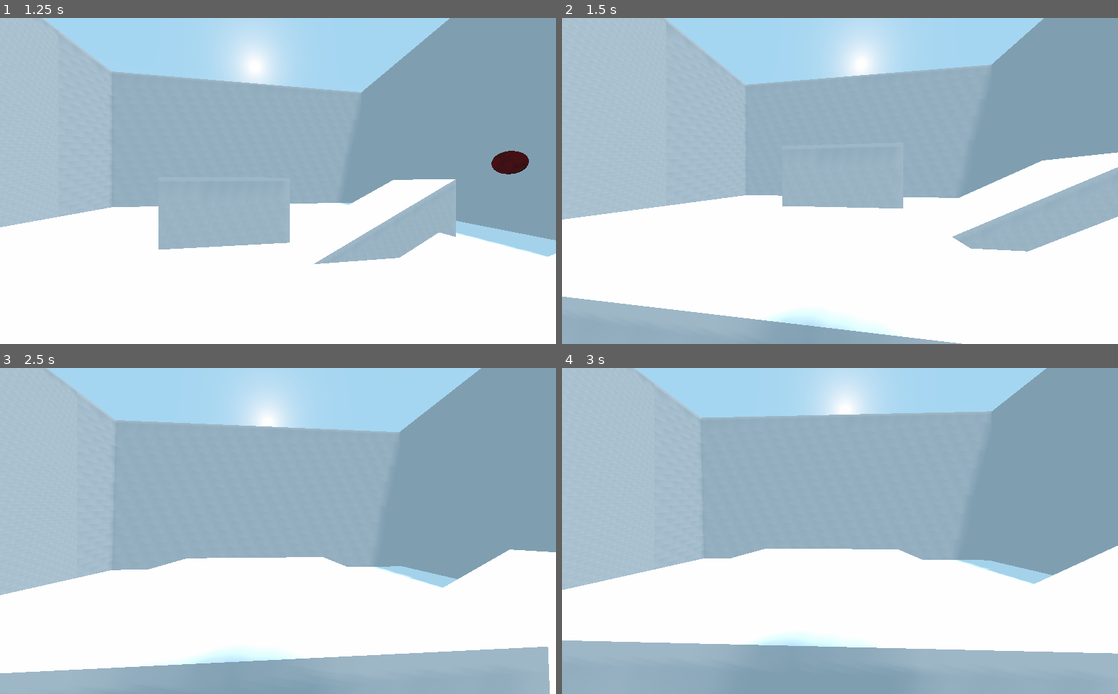
Above: before the commit, frames 1-4 (two rows, left to right).
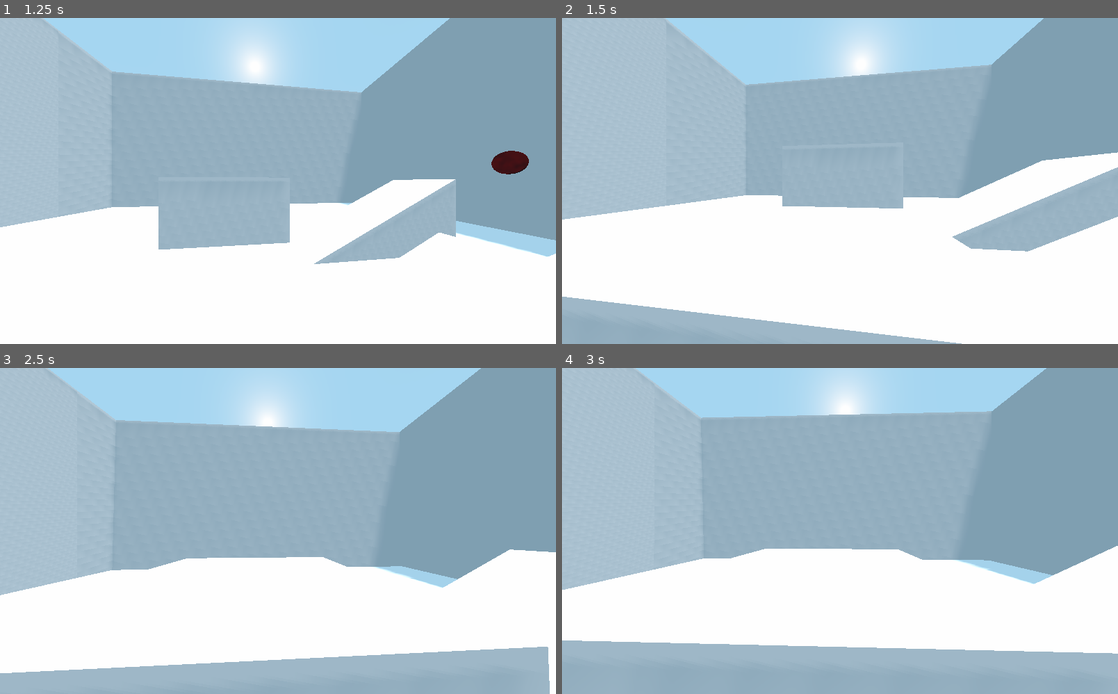
Above: after the commit, the same moments.

Repository: kdreese/godot-3D-shooter-project
Game: Godot game, scene res://src/states/Game.tscn
Two runs of this game, one before a commit and one after it. Both use one fixed random seed, a clock stepped at 60 frames per second and the inputs below.
Inputs (mouse positions are in pixels of both pictures, inside the frame that each line leads up to):
- Up to frame 1 (1.25 s): move the mouse to (305, 181) at 0.52 s; press the mouse at (305, 181) at 0.53 s; hold W (move_forwards) from 0.53 s (still down); tap Space (jump) at 0.77 s
- Up to frame 2 (1.5 s): keep holding W (move_forwards); move the mouse to (812, 181) at 1.27 s; release the mouse at (812, 181) at 1.28 s; click (812, 181) at 1.35 s
- Up to frame 3 (2.5 s): keep holding W (move_forwards); tap Space (jump) at 1.52 s; move the mouse to (289, 524) at 2.02 s; press the mouse at (289, 524) at 2.03 s
- Up to frame 4 (3 s): keep holding W (move_forwards); move the mouse to (834, 537) at 2.77 s; release the mouse at (834, 537) at 2.78 s; click (834, 537) at 2.85 s

Frame 1 is identical in both runs. In frame 2, 1.0% of the frame differs, in the area x 36-59%, y 90-100%; in frame 3, 0.9%; in frame 4, 0.7%.

Commit message:
Fixed raycasting collision.

Diff:
--- a/src/objects/Player.gd
+++ b/src/objects/Player.gd
@@ -57,8 +57,9 @@
 
 func shoot():
 	hitscan.set_enabled(true)
+	hitscan.force_raycast_update()
 	if hitscan.is_colliding():
 		var hit = hitscan.get_collider()
-		if hit.has_method("on_hit"):
-			hit.on_hit()
+		if hit.has_method("on_raycast_hit"):
+			hit.on_raycast_hit()
 	hitscan.set_enabled(false)
--- a/src/objects/Player.tscn
+++ b/src/objects/Player.tscn
@@ -30,6 +30,7 @@
 
 [node name="MeshInstance" type="MeshInstance" parent="."]
 transform = Transform( 1, 0, 0, 0, -4.37114e-08, 1, 0, -1, -4.37114e-08, 0, 2, 0 )
+visible = false
 mesh = SubResource( 2 )
 
 [node name="Camera" type="Camera" parent="."]
@@ -40,6 +41,5 @@
 
 [node name="Hitscan" type="RayCast" parent="Camera"]
 unique_name_in_owner = true
-transform = Transform( 1, 0, 0, 0, 1, 0, 0, 0, 1, 0, -3, 0 )
-cast_to = Vector3( 100, 0, 0 )
+cast_to = Vector3( 0, 0, -100 )
 collide_with_areas = true
--- a/src/objects/Target.gd
+++ b/src/objects/Target.gd
@@ -1,6 +1,9 @@
-extends KinematicBody
+extends Area
 
 
 func on_hit(area: Area) -> void:
-	print("Target got hit.")
 	queue_free()
+
+
+func on_raycast_hit() -> void:
+	queue_free()
